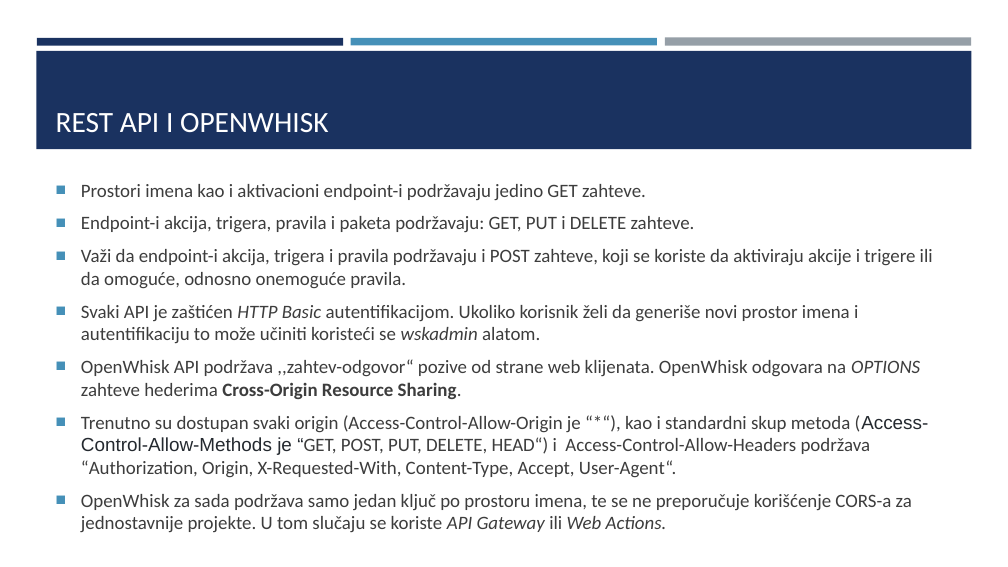
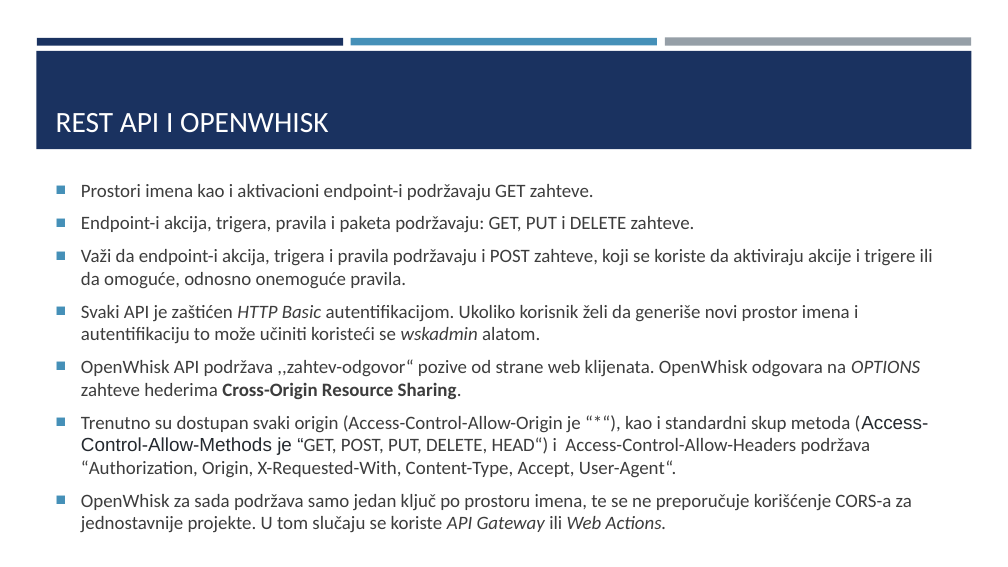
Before and after one commit to sssteeefaaan/SOA-Projekat, a slide deck: slide 25 of Seminarski rad/openwhisk.pptx. Drawn at 1008x567 pixels with LibreOffice and Linux fonts; fonts in the diff are those of the drawing. Boxes give left, top, right and bottom in pixels: in the first picture for what was removed or moved away, otherwise in the second. Text is boxed around its words. In the diff, an @@ line names an element or a change of style, - is before the commit and + after.

```diff
--- a/Seminarski rad/openwhisk.pptx
+++ b/Seminarski rad/openwhisk.pptx
@@ text at bbox=[81, 184, 594, 200]: text changed @@
-■ Prostori imena kao i aktivacioni endpoint-i podržavaju jedino GET zahteve.
+■ Prostori imena kao i aktivacioni endpoint-i podržavaju GET zahteve.
```
Also in this commit, not shown: 4 other slides changed, 35 other files.
